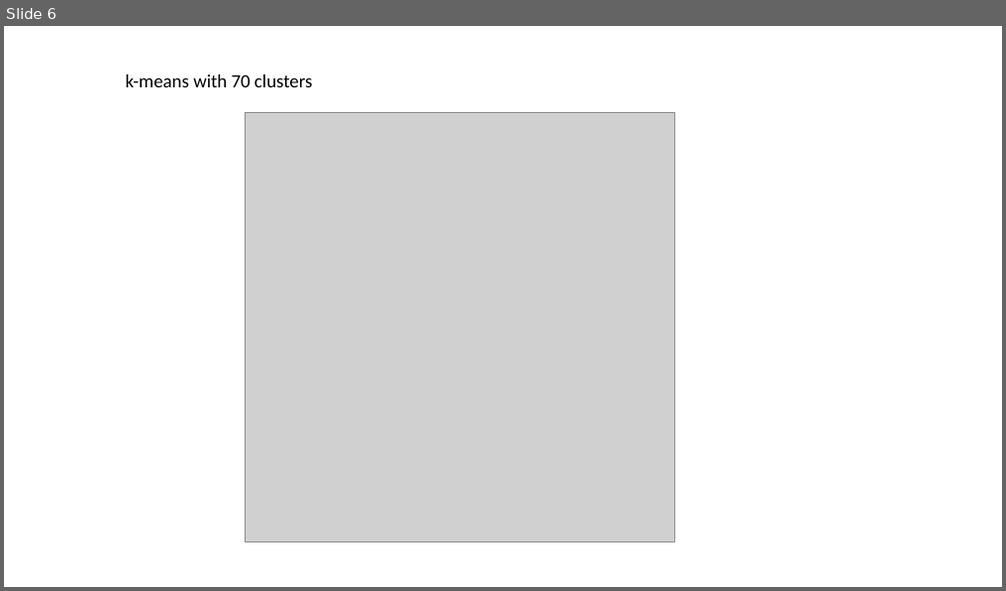
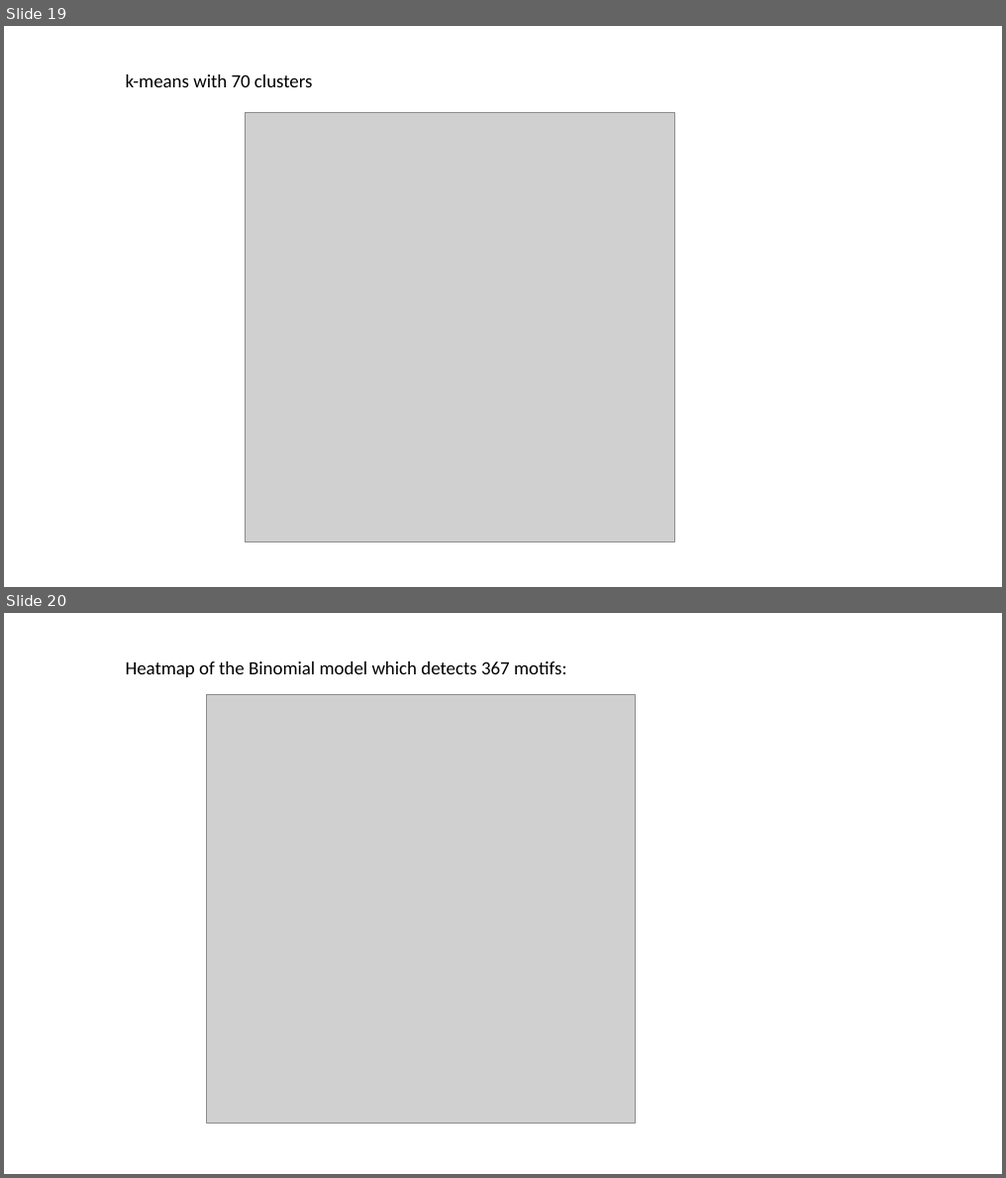
Before and after one commit to jinluliu550/MAPseq_analysis, a slide deck: jinlu/EC.pptx. Shown one above the other, each under a label of ours: slide 6 before the commit, slides 19 and 20 after it. The pictures are 1006x591 and 1006x1178 pixels, drawn with LibreOffice and Linux fonts; fonts in the diff are those of the drawing; grey boxes stand for pictures. Boxes give left, top, right and bottom in pixels: in the first picture for what was removed or moved away, otherwise in the second. Text is boxed around its words. In the diff, an @@ line names an element or a change of style, - is before the commit and + after.

```diff
--- a/jinlu/EC.pptx
+++ b/jinlu/EC.pptx
@@ slide 20 added at [4, 613, 1002, 1174], background #FFFFFF @@
@@ text added at [126, 662, 567, 677], 18 pt, text #000000 @@
+Heatmap of the Binomial model which detects 367 motifs:
@@ picture added at [207, 694, 636, 1124] @@
@@ what was slide 6 is now slide 19 @@
```
Also in this commit, not shown: 18 other slides added, 3 slides removed, 25 other files.
